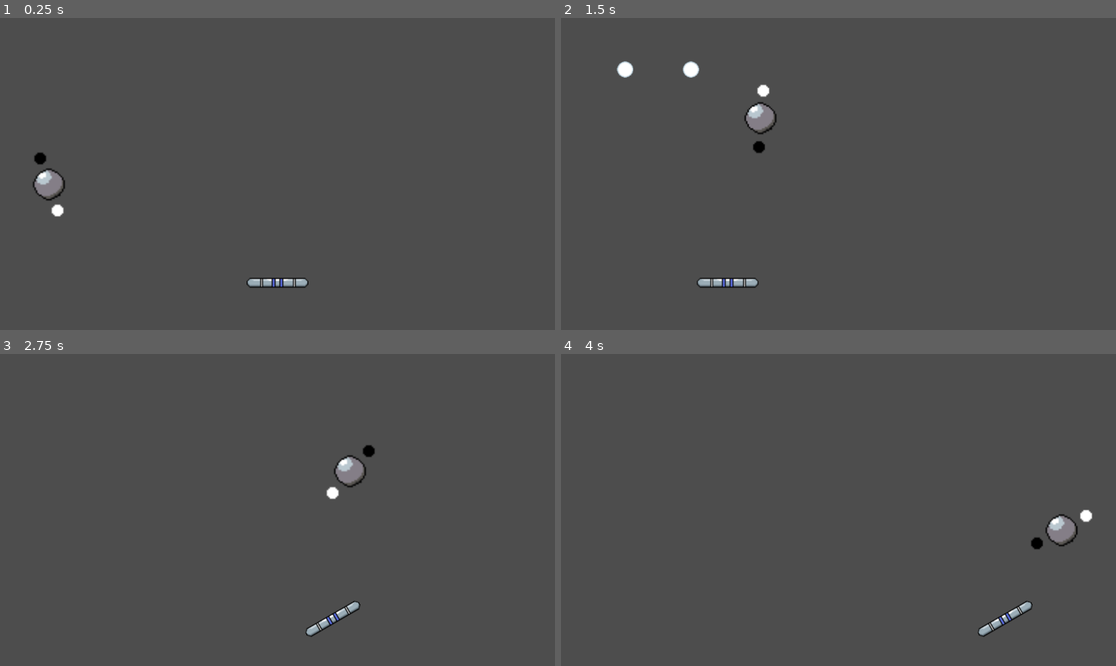
Above: before the commit, frames 1-4 (two rows, left to right).
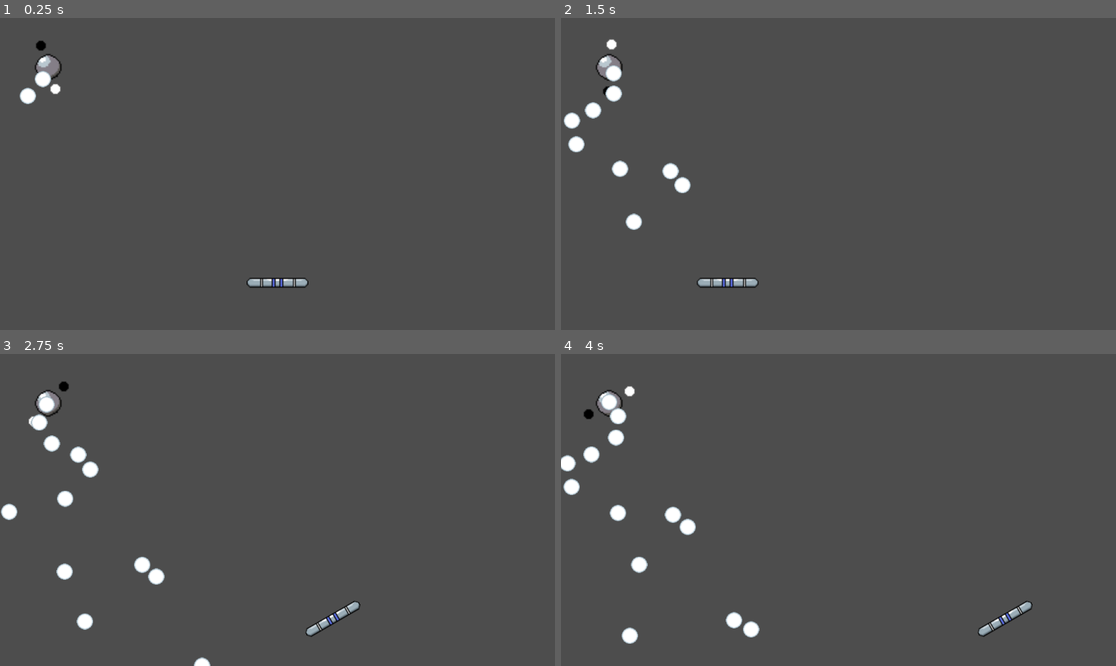
Above: after the commit, the same moments.

Repository: dommie123/Bullet_Hell
Game: Godot game, scene res://nodes/level.tscn
The game is run twice, just before and just after one commit, with the same random seed, the same clock (stepped at 60 frames per second) and the same inputs.
Inputs (mouse positions are in pixels of both pictures, inside the frame that each line leads up to):
- Up to frame 1 (0.25 s): no input
- Up to frame 2 (1.5 s): move the mouse to (838, 283) at 0.52 s; press the mouse at (838, 283) at 0.53 s; move the mouse to (727, 189) at 1.27 s; release the mouse at (727, 189) at 1.28 s; right-click (727, 189) at 1.35 s
- Up to frame 3 (2.75 s): move the mouse to (333, 441) at 2.02 s; press the mouse at (333, 441) at 2.03 s
- Up to frame 4 (4 s): move the mouse to (810, 572) at 2.77 s; release the mouse at (810, 572) at 2.78 s; right-click (810, 572) at 2.85 s; move the mouse to (1005, 556) at 3.52 s; press the mouse at (1005, 556) at 3.53 s

The runs differ from the first frame. In frame 1, 1.1% of the frame differs, in the area x 3-12%, y 7-64%; in frame 2, 2.1%; in frame 3, 2.2%; in frame 4, 2.4%, in the area x 0-96%, y 10-93%.

Commit message:
Enemies now read math functions from separate script

Diff:
--- a/nodes/enemy.tscn
+++ b/nodes/enemy.tscn
@@ -150,8 +150,7 @@
 bullet_scene = ExtResource("2_yxds1")
 
 [node name="AnimatedSprite2D" type="AnimatedSprite2D" parent="."]
-position = Vector2(39, 47)
-scale = Vector2(3, 3)
+scale = Vector2(2.5, 2.5)
 sprite_frames = SubResource("SpriteFrames_3dpxp")
 frame_progress = 0.58604
 
@@ -159,4 +158,8 @@
 
 [node name="VisibleOnScreenNotifier2D" type="VisibleOnScreenNotifier2D" parent="."]
 
+[node name="BulletTimer" type="Timer" parent="."]
+wait_time = 0.1
+
 [connection signal="screen_exited" from="VisibleOnScreenNotifier2D" to="." method="_on_visible_on_screen_notifier_2d_screen_exited"]
+[connection signal="timeout" from="BulletTimer" to="." method="_on_timer_timeout"]
--- a/scripts/enemy.gd
+++ b/scripts/enemy.gd
@@ -9,29 +9,41 @@
 signal enemy_fled
 
 @export var bullet_scene: PackedScene
-var speed = 250
+
 var angularVelocity = (3 * PI) / 4
 var timePassed = 0
 var currentState = STATE.MOVING
+var canShoot = true
+var functions
+
+const timeMultiplier = 100
+const Functions = preload("res://scripts/functions.gd")
 
 # Called when the node enters the scene tree for the first time.
 func _ready():
 	$AnimatedSprite2D.play("default")
+	functions = Functions.new()
 
 # Called every frame. 'delta' is the elapsed time since the previous frame.
 func _process(delta):
-	timePassed += delta
+	timePassed += timeMultiplier * delta
 
-	position.x += speed * delta
-	position.y = calc_y(position.x)
+#	position.x += speed * delta
+#	position.y = calc_y(position.x)
+	position = calc_pos(timePassed)
 
-	$BulletLauncher.rotate(angularVelocity * delta)
+	$BulletLauncher.rotation = 2 * PI + functions.ANGULAR_FUNCTIONS[0].call(timePassed)
 
-	if (fmod(timePassed, 0.2) <= 0.01):
+	if canShoot:
 		shoot()
+		canShoot = false
+		$BulletTimer.start()
 
-func calc_y(x):
-	return sqrt(abs((200 * x) - 100000))
+
+func calc_pos(t):
+#	return functions.MATH_FUNCTIONS[0].call(t)
+	return Vector2(100, 100)
+
 
 func shoot():
 	var bullet = bullet_scene.instantiate()
@@ -45,6 +57,11 @@
 
 	add_sibling(bullet)
 
+
 func _on_visible_on_screen_notifier_2d_screen_exited():
 	enemy_fled.emit()
 	queue_free()
+
+
+func _on_timer_timeout():
+	canShoot = true
--- /dev/null
+++ b/scripts/functions.gd
@@ -0,0 +1,39 @@
+extends Node
+
+var x: float
+var y: float
+
+@export var MATH_FUNCTIONS = [
+	#func(x):
+	#	return sqrt(abs((200 * x) - 100000)),
+	#func(x):
+	#	return sin(0.004 * sqrt(abs(0.5 * x))),
+	#func(x):
+	#	return (100 * sin(pow(0.01 * x, 2)) / x) * (5 * cos(x)),
+	#func(x):
+	#	return -((2 * pow(x, 2) + 200) / (7 * sqrt(x))) - 10,
+#	func(x):
+#		return 100 * atan(0.04 * x),
+#	func(x):
+#		return -sqrt(abs((200 * x) - 100000)),
+#	func(x):
+#		return -sin(4 * sqrt(abs(x))),
+#	func(x):
+#		return -(100 * sin(pow(0.01 * x, 2)) / x) * (5 * cos(x)),
+#	func(x):
+#		return ((2 * pow(x, 2) + 200) / (7 * sqrt(x))) - 10,
+#	func(x):
+#		return -(100 * atan(0.04 * x)),
+#	func(x):
+#		return 30 * sin(x / 15) + 100
+	func(t):
+		x = 30 * cos(t / 15) + 100
+		x += t * 2.5
+		y = 30 * sin(t / 15) + 100
+		return Vector2(x, y)
+]
+
+@export var ANGULAR_FUNCTIONS = [
+	func(t):
+		return 3 * sin(t) / 5
+]
Not shown, changed: .gitignore
